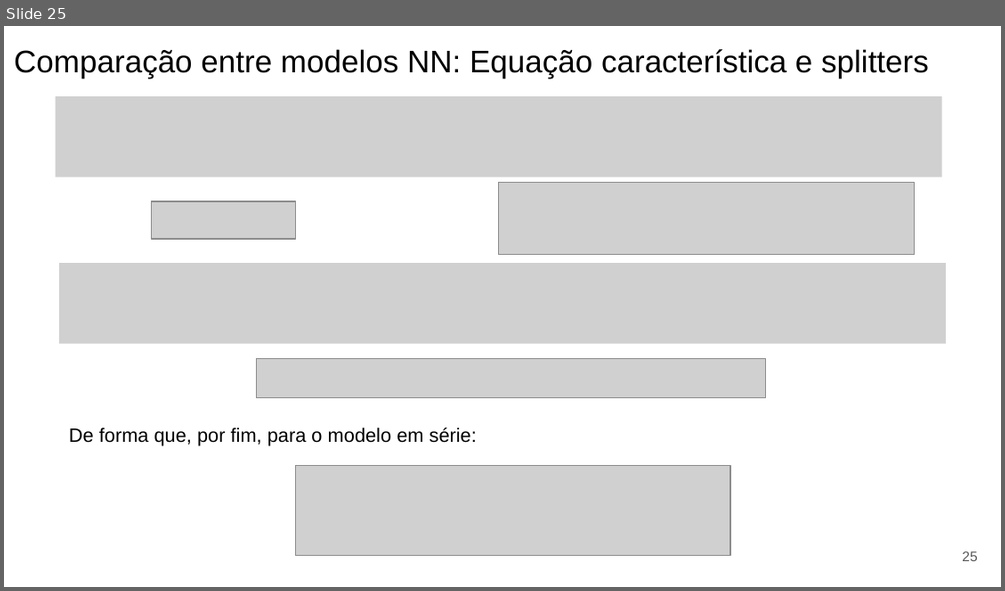
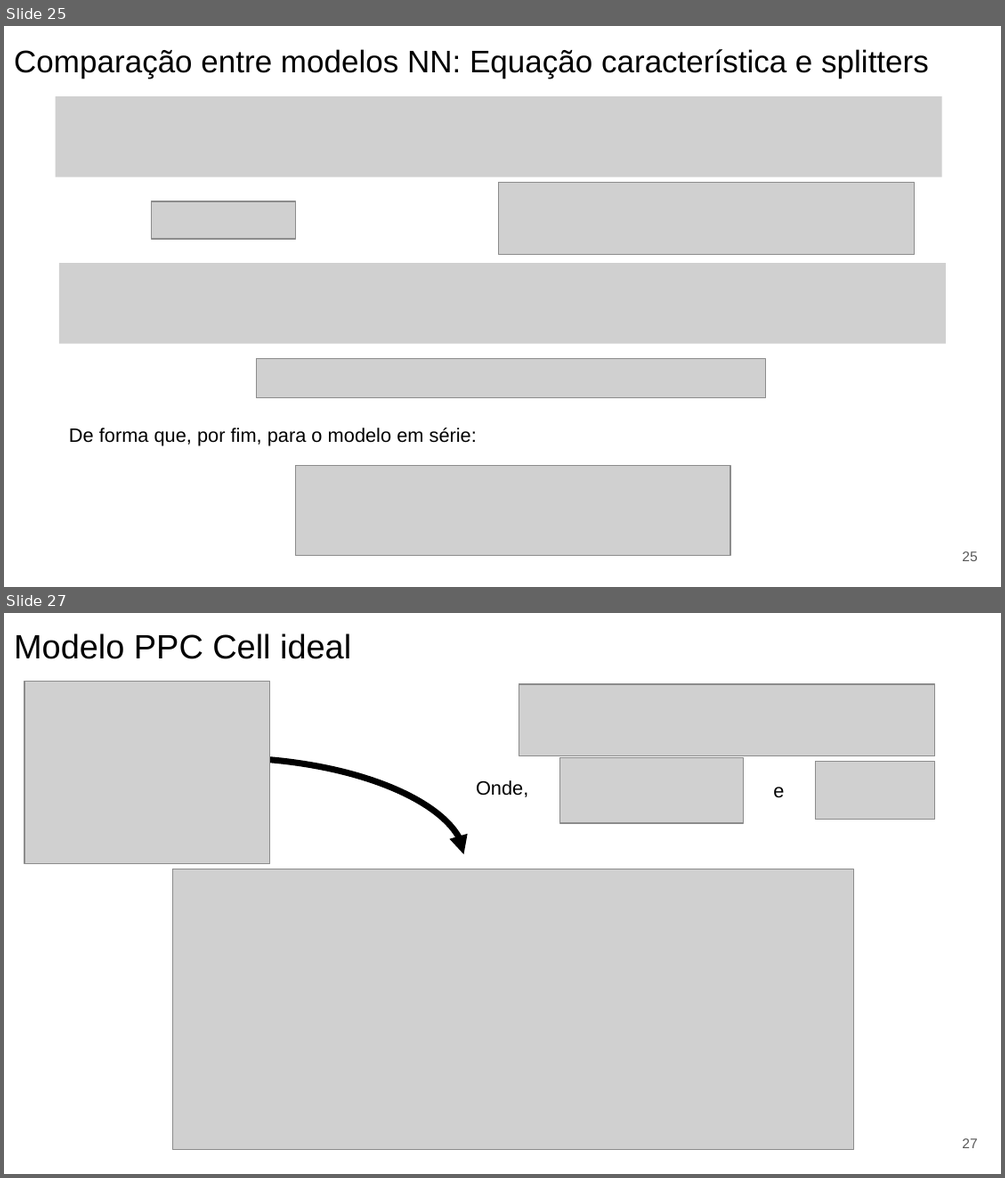
Before and after one commit to CaioRodrigues200/Programmable-Multifunctional-Circuit, a slide deck: Documentation/PPC_Report.pptx. Shown one above the other, each under a label of ours: slide 25 before the commit, slides 25 and 27 after it; the slides between them are not shown. The pictures are 1005x591 and 1005x1178 pixels, drawn with LibreOffice and Linux fonts; fonts in the diff are those of the drawing; grey boxes stand for pictures. Boxes give left, top, right and bottom in pixels: in the first picture for what was removed or moved away, otherwise in the second. Text is boxed around its words. In the diff, an @@ line names an element or a change of style, - is before the commit and + after.

Commit message:
Simulation - Cell Modeling and splitter 1x4

```diff
--- a/Documentation/PPC_Report.pptx
+++ b/Documentation/PPC_Report.pptx
@@ slide 27 added at <box>4,613,1001,1174</box>, background #FFFFFF @@
@@ text added at <box>14,633,351,659</box>, 24.4 pt, text #000000 @@
+Modelo PPC Cell ideal
@@ picture added at <box>25,681,270,863</box> @@
@@ picture added at <box>519,684,935,755</box> @@
@@ curved arrow added from (220, 757) to (463, 854), #000000 4.5 pt @@
@@ picture added at <box>559,757,743,823</box> @@
@@ picture added at <box>816,762,935,819</box> @@
@@ text added at <box>476,780,528,797</box>, 14 pt, text #000000 @@
+Onde,
@@ text added at <box>773,787,784,798</box>, 14 pt, text #000000 @@
+e
@@ picture added at <box>172,869,853,1150</box> @@
@@ picture added at <box>434,880,467,902</box> @@
@@ picture added at <box>527,893,550,913</box> @@
@@ picture added at <box>197,947,220,967</box> @@
@@ picture added at <box>743,950,766,970</box> @@
@@ picture added at <box>197,1037,220,1056</box> @@
@@ picture added at <box>743,1039,766,1060</box> @@
@@ picture added at <box>430,1092,463,1113</box> @@
@@ picture added at <box>528,1083,551,1103</box> @@
@@ page number added at <box>962,1138,977,1148</box>, 10 pt, text #595959 @@
+27
```
Also in this commit, not shown: 6 slides changed, 5 other slides added, 11 other files.
